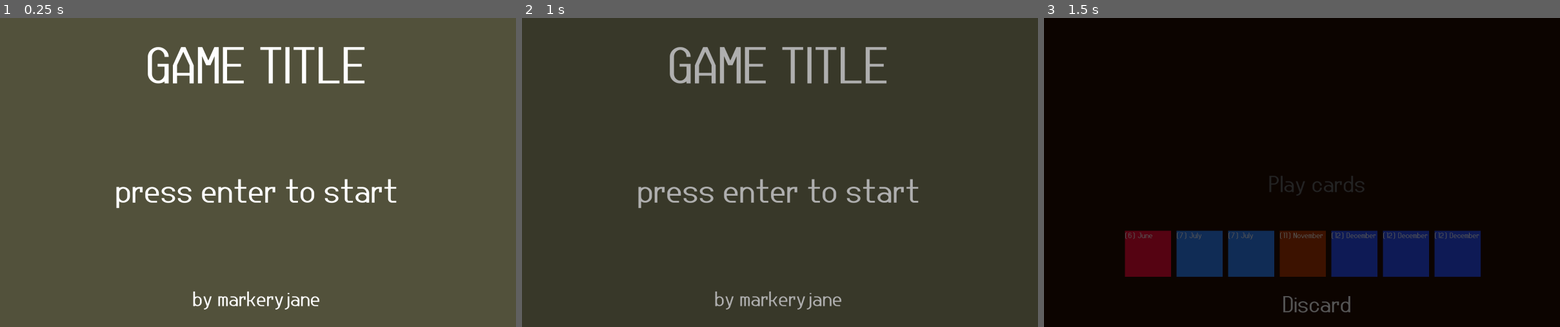
Above: before the commit, frames 1-3 (left to right).
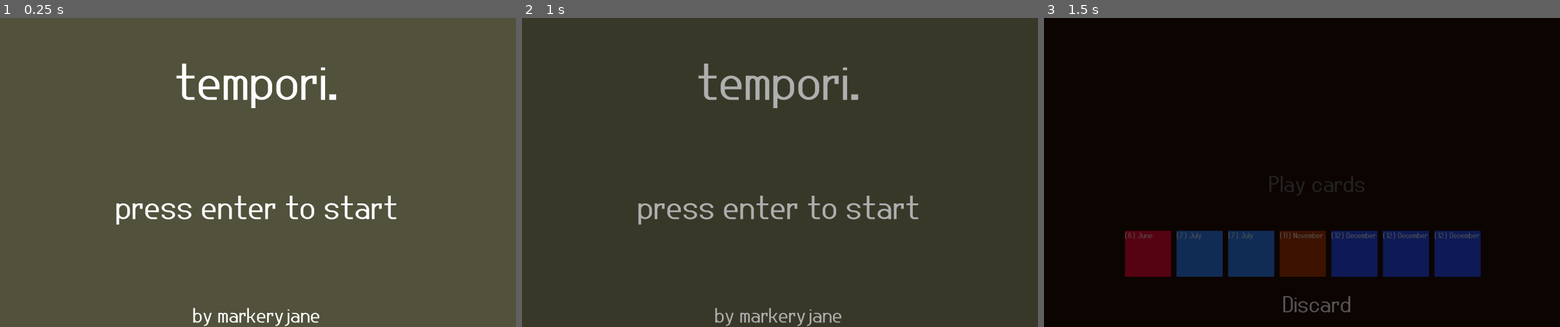
Above: after the commit, the same moments.

Repository: markeryjane/seeker
Game: Godot game, scene res://scenes/title_screen.tscn
Same seed, same stepped clock (60 frames per second), same inputs: the game is played once before the commit and once after it.
Inputs:
- Up to frame 1 (0.25 s): no input
- Up to frame 2 (1 s): tap Enter (ui_accept) at 0.5, 0.77 s; hold Right (ui_right) from 0.53 s (still down); tap Z (discard) at 0.6 s
- Up to frame 3 (1.5 s): release Right (ui_right) at 1.28 s; hold Down (ui_down) from 1.28 s (still down); tap X (play_hand) at 1.35 s

The runs differ from the first frame. In frame 1, 5.7% of the frame differs, in the area x 22-77%, y 9-100%; in frame 2, 5.5%; in frame 3, nothing differs.

Commit message:
tempori title

Diff:
--- a/scenes/title_screen.tscn
+++ b/scenes/title_screen.tscn
@@ -16,7 +16,7 @@
 [node name="CenterContainer" type="CenterContainer" parent="."]
 layout_mode = 2
 offset_left = -6.0
-offset_top = 4.0
+offset_top = 131.0
 offset_right = 1994.0
 offset_bottom = 1200.0
 
@@ -27,7 +27,7 @@
 [node name="PressEnterText2" type="Label" parent="CenterContainer/VBoxContainer"]
 layout_mode = 2
 theme_override_font_sizes/font_size = 200
-text = "GAME TITLE"
+text = "tempori."
 horizontal_alignment = 1
 
 [node name="PressEnterText" type="Label" parent="CenterContainer/VBoxContainer"]
